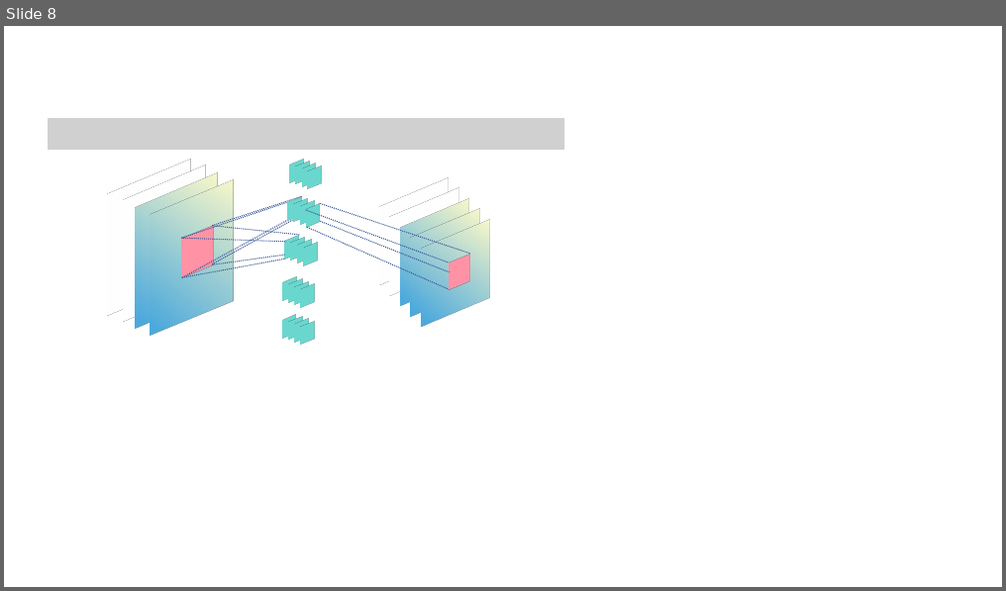
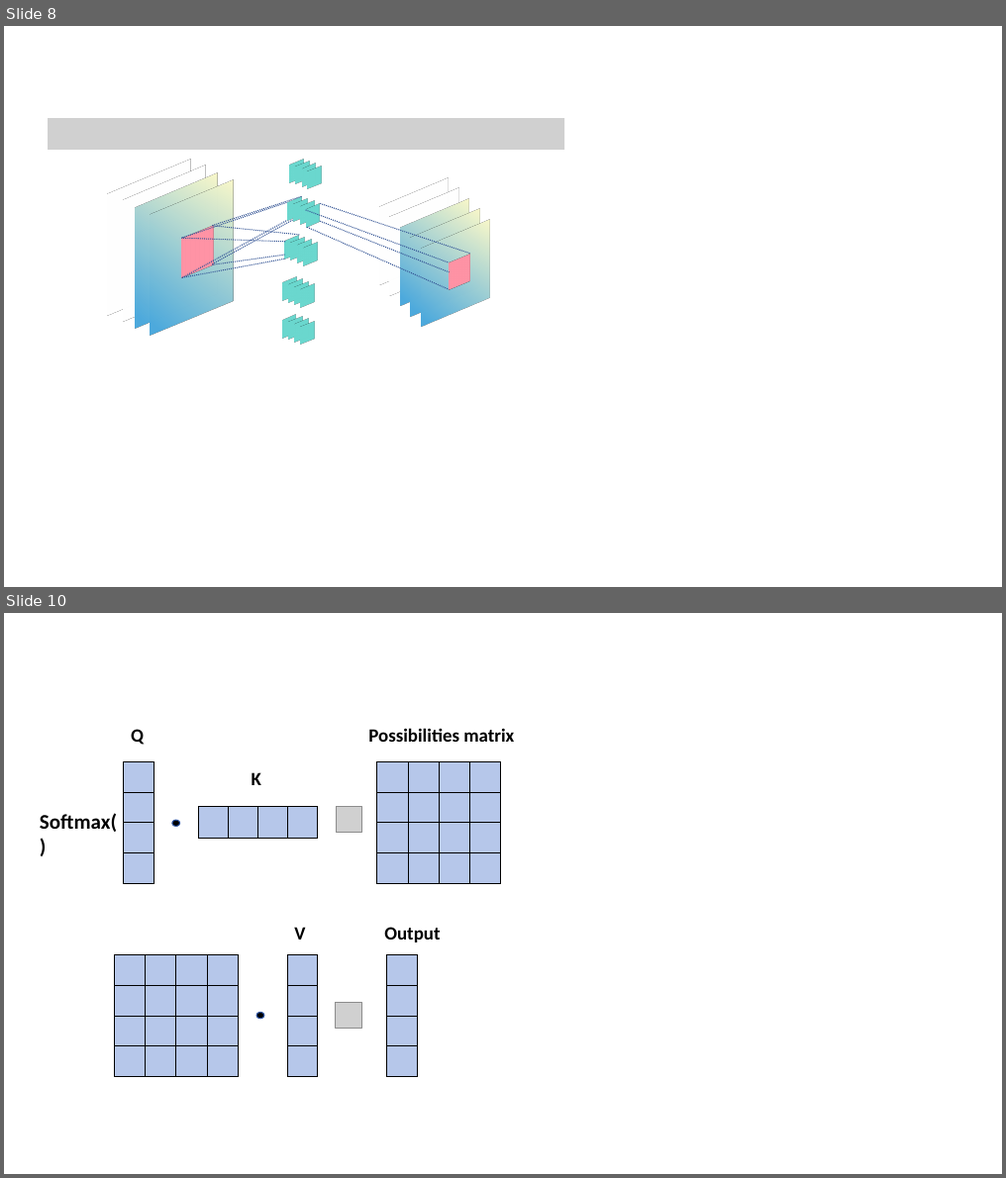
Before and after one commit to ShengzheOuyang/latex_template_students, a slide deck: 插图制作.pptx. Shown one above the other, each under a label of ours: slide 8 before the commit, slides 8 and 10 after it; the slides between them are not shown. The pictures are 1006x591 and 1006x1178 pixels, drawn with LibreOffice and Linux fonts; fonts in the diff are those of the drawing; grey boxes stand for pictures. Boxes give left, top, right and bottom in pixels: in the first picture for what was removed or moved away, otherwise in the second. Text is boxed around its words. In the diff, an @@ line names an element or a change of style, - is before the commit and + after.

```diff
--- a/插图制作.pptx
+++ b/插图制作.pptx
@@ slide 10 added at <box>4,613,1002,1174</box>, background #FFFFFF @@
@@ text added at <box>131,729,144,745</box>, 18 pt, text #000000, bold @@
+Q
@@ text added at <box>368,728,514,742</box>, 18 pt, text #000000, bold @@
+Possibilities matrix
@@ table added at <box>124,761,153,882</box>, 4 rows, 1 columns @@
+
+
+
+
@@ text added at <box>252,772,261,785</box>, 18 pt, text #000000, bold @@
+K
@@ table added at <box>377,761,500,882</box>, 4 rows, 4 columns @@
+ |  |  | 
+ |  |  | 
+ |  |  | 
+ |  |  | 
@@ text added at <box>40,813,117,832</box>, 20 pt, text #000000, bold @@
+Softmax( )
@@ ellipse added at <box>172,820,180,827</box>, fill #000000, outline #2E54A1 1 pt @@
@@ table added at <box>199,807,319,839</box>, 1 rows, 4 columns @@
+ |  |  | 
@@ picture added at <box>336,807,361,833</box> @@
@@ text added at <box>294,927,305,940</box>, 18 pt, text #000000, bold @@
+V
@@ text added at <box>384,927,440,943</box>, 18 pt, text #000000, bold @@
+Output
@@ table added at <box>115,956,238,1075</box>, 4 rows, 4 columns @@
+ |  |  | 
+ |  |  | 
+ |  |  | 
+ |  |  | 
@@ table added at <box>287,956,317,1075</box>, 4 rows, 1 columns @@
+
+
+
+
@@ table added at <box>387,956,417,1075</box>, 4 rows, 1 columns @@
+
+
+
+
@@ ellipse added at <box>257,1013,264,1019</box>, fill #000000, outline #2E54A1 1 pt @@
@@ picture added at <box>336,1002,361,1029</box> @@
```
Also in this commit, not shown: 1 other slide added, 3 other files.
